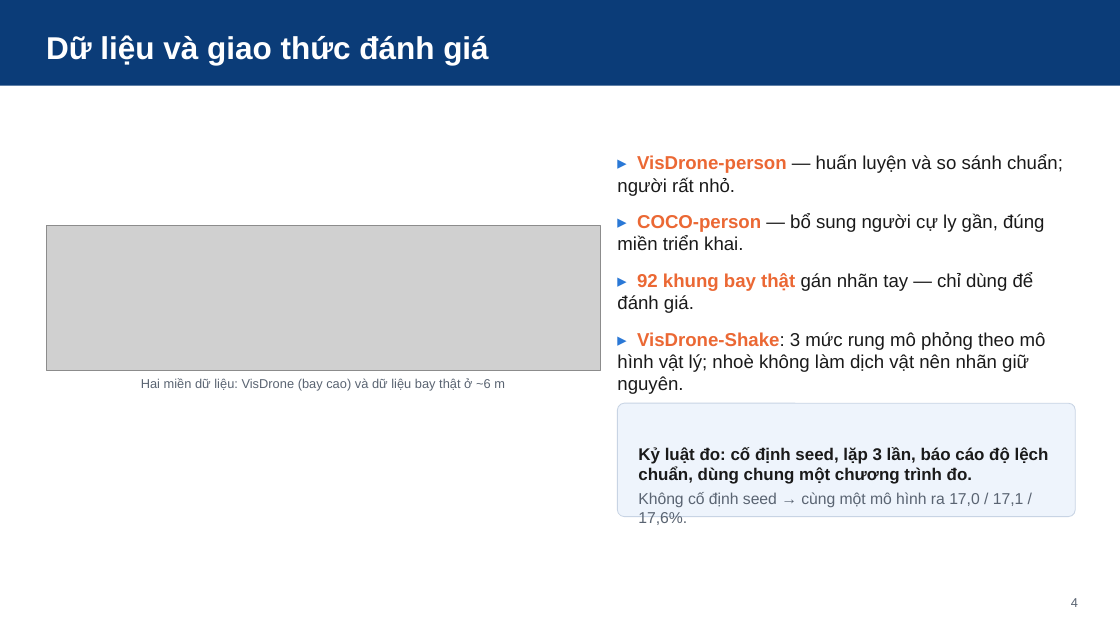
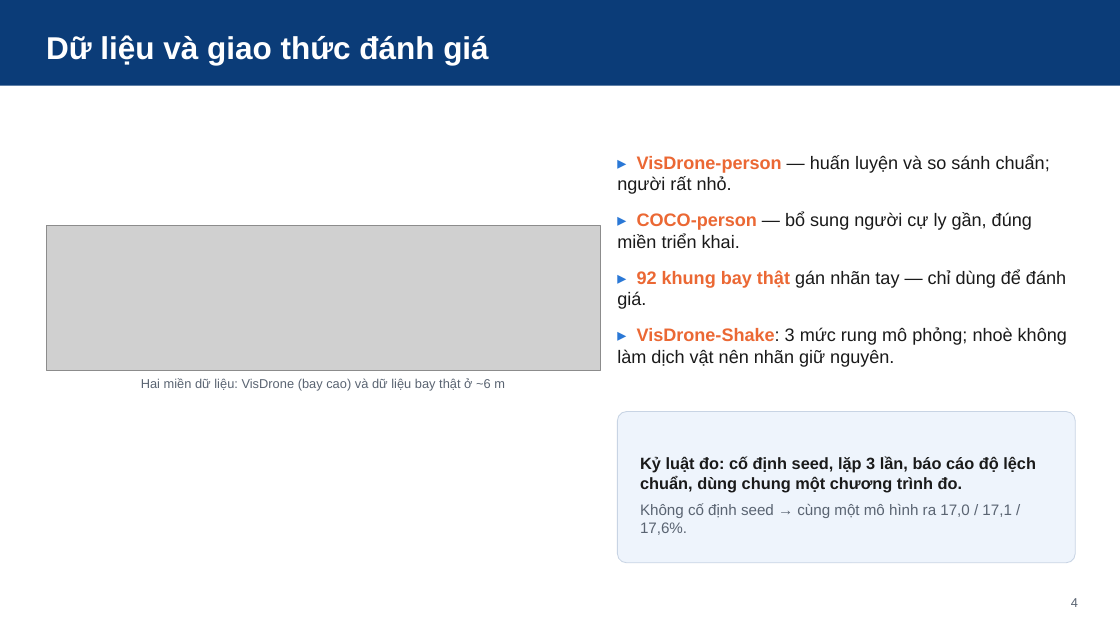
Before and after one commit to NhanHuynh2006/Drone_Following, a slide deck: slide 4 of nckh_SV2026-474/slides/SteadyDet-N_nghiem_thu_nhe.pptx. Drawn at 1120x630 pixels with LibreOffice and Linux fonts; fonts in the diff are those of the drawing; grey boxes stand for pictures. Boxes give left, top, right and bottom in pixels: in the first picture for what was removed or moved away, otherwise in the second. Text is boxed around its words. In the diff, an @@ line names an element or a change of style, - is before the commit and + after.

```diff
--- a/nckh_SV2026-474/slides/SteadyDet-N_nghiem_thu_nhe.pptx
+++ b/nckh_SV2026-474/slides/SteadyDet-N_nghiem_thu_nhe.pptx
@@ text at [617, 155, 1066, 309]: size 16 to 15.5 pt in "▸ VisDrone-person — huấn luyện và so ...", "▸ COCO-person — bổ sung người cự ...", "▸ 92 khung bay thật gán nhãn ..." @@
@@ text at [617, 327, 1067, 367]: text changed; size 16 to 15.5 pt @@
-▸ VisDrone-Shake: 3 mức rung mô phỏng theo mô hình vật lý; nhoè không làm dịch vật nên nhãn giữ nguyên.
+▸ VisDrone-Shake: 3 mức rung mô phỏng; nhoè không làm dịch vật nên nhãn giữ nguyên.
@@ rounded rectangle: place and size @@
-rounded rectangle at [618, 403, 1075, 517]
+rounded rectangle at [618, 412, 1075, 563]
@@ text "Kỷ luật đo: cố định ...": place and size @@
-text "Kỷ luật đo: cố định ..." at [638, 447, 1049, 507]
+text "Kỷ luật đo: cố định ..." at [640, 456, 1036, 535]
@@ text "Kỷ luật đo: cố định ..." at [640, 456, 1036, 535]: size 14.5 to 14 pt in "Kỷ luật đo: cố định seed, lặp ..."; size 13.5 to 13 pt in "Không cố định seed → cùng một ..."; more space between paragraphs @@
```
Also in this commit, not shown: 3 other slides changed, 4 other files.
